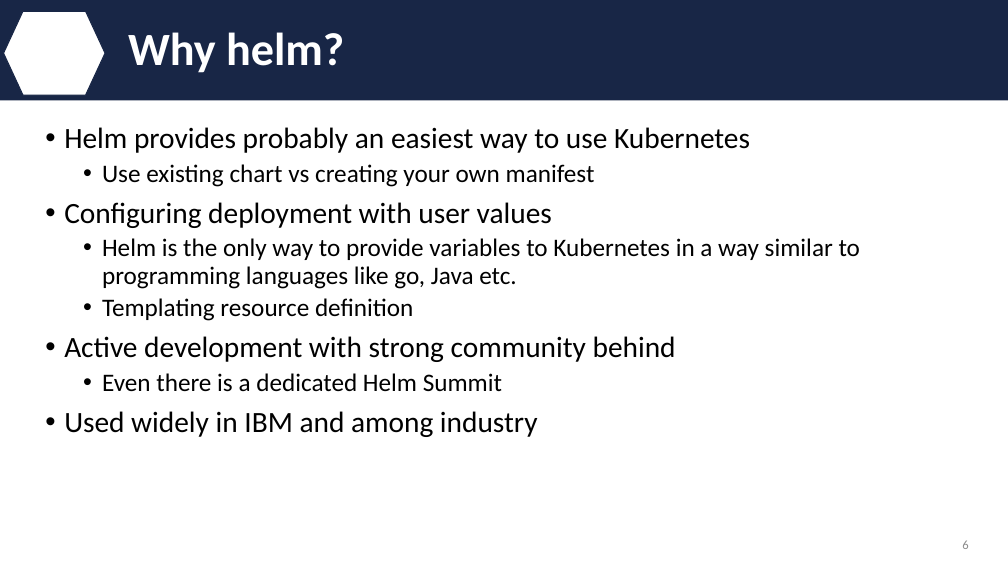
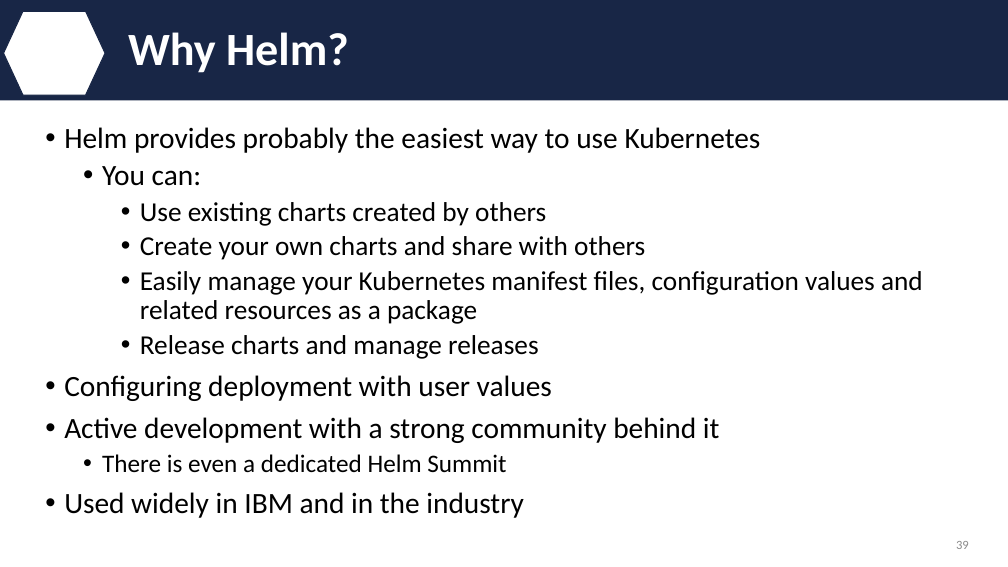
Before and after one commit to IBM/helm101, a slide deck: slide 39 of presentation/Helm.pptx (slide 6 before the commit). Drawn at 1008x567 pixels with LibreOffice and Linux fonts; fonts in the diff are those of the drawing; background and template pictures are left out. Boxes give left, top, right and bottom in pixels: in the first picture for what was removed or moved away, otherwise in the second. Text is boxed around its words. In the diff, an @@ line names an element or a change of style, - is before the commit and + after.

Commit message:
Updated presentation deck
Deck with a different flow and added content for Helm V3 changes.

```diff
--- a/presentation/Helm.pptx
+++ b/presentation/Helm.pptx
@@ title at <box>128,32,349,73</box>: text changed @@
-Why helm?
+Why Helm?
@@ text at <box>64,127,923,359</box>: text changed; size 28 to 26 pt @@
-• Helm provides probably an easiest way to use Kubernetes
-  • Use existing chart vs creating your own manifest
+• Helm provides probably the easiest way to use Kubernetes
+  • You can:
+    • Use existing charts created by others
+    • Create your own charts and share with others
+    • Easily manage your Kubernetes manifest files, configuration values and related resources as a package
+    • Release charts and manage releases
@@ text at <box>64,417,720,518</box>: text changed; size 24 to 28 pt @@
-  • Helm is the only way to provide variables to Kubernetes in a way similar to programming languages like go, Java etc.
-  • Templating resource definition
-• Active development with strong community behind
-  • Even there is a dedicated Helm Summit
-• Used widely in IBM and among industry
+• Active development with a strong community behind it
+  • There is even a dedicated Helm Summit
+• Used widely in IBM and in the industry
@@ page number at <box>956,541,969,549</box>: text changed @@
-6
+39
```
Also in this commit, not shown: 15 other slides changed, 28 slides added, 2 slides removed.
